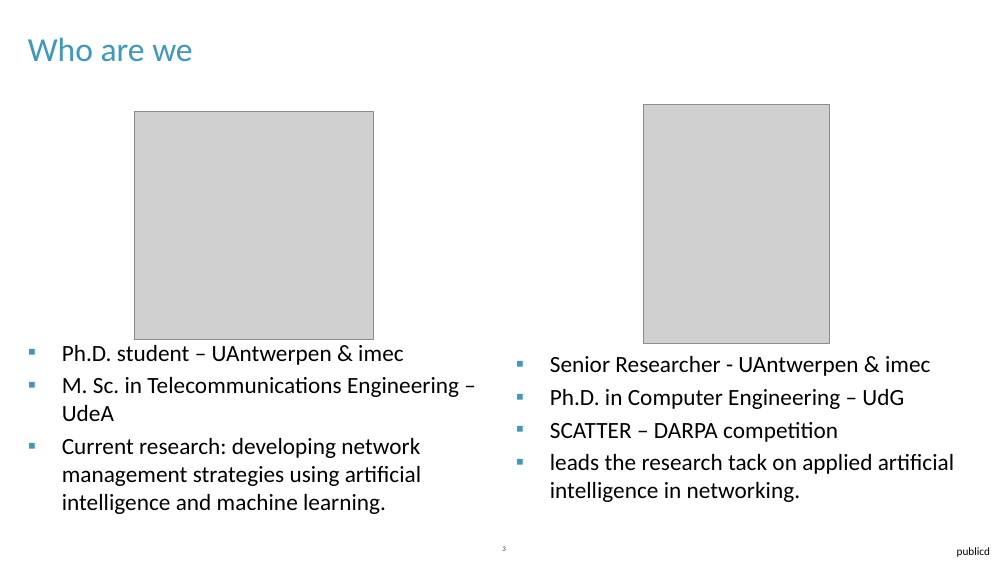
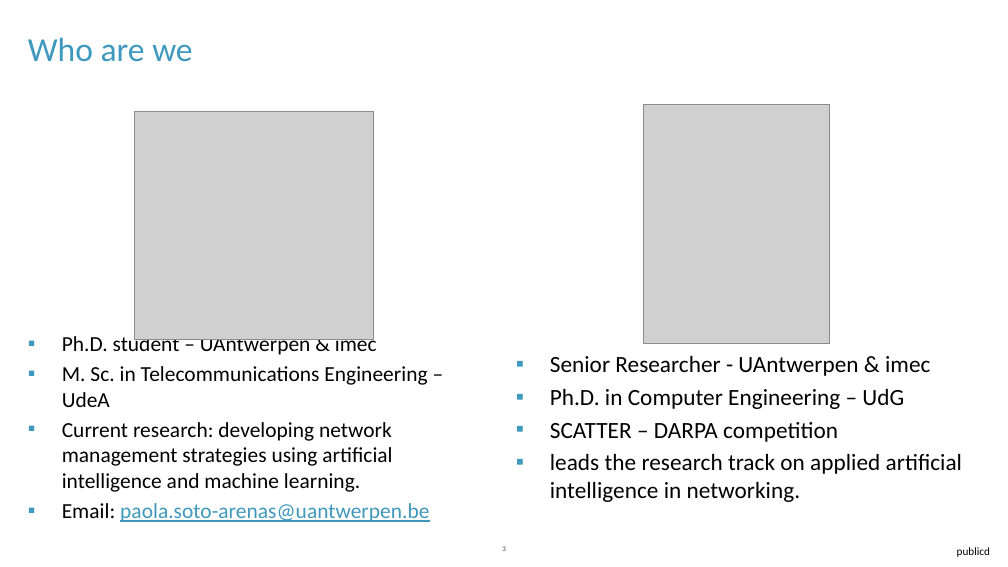
Before and after one commit to psotoarenas/gnn-tutorial, a slide deck: slide 3 of presentations/1 - WiFi Background.pptx. Drawn at 1008x567 pixels with LibreOffice and Linux fonts; fonts in the diff are those of the drawing; grey boxes stand for pictures; background and template pictures are left out. Boxes give left, top, right and bottom in pixels: in the first picture for what was removed or moved away, otherwise in the second. Text is boxed around its words. In the diff, an @@ line names an element or a change of style, - is before the commit and + after.

Commit message:
presentations updated

```diff
--- a/presentations/1 - WiFi Background.pptx
+++ b/presentations/1 - WiFi Background.pptx
@@ text at [62, 333, 427, 492]: size 16.6 to 15.3 pt in "Ph.D. student – UAntwerpen & imec", "M. Sc. in Telecommunications Engineering – UdeA", "Current research: developing network management strategies u ..." @@
@@ text at [550, 454, 962, 502]: text changed @@
-▪ leads the research tack on applied artificial intelligence in networking.
+▪ leads the research track on applied artificial intelligence in networking.
@@ text at [62, 503, 429, 522]: paragraph added @@
+▪ Email: paola.soto-arenas@uantwerpen.be
```
